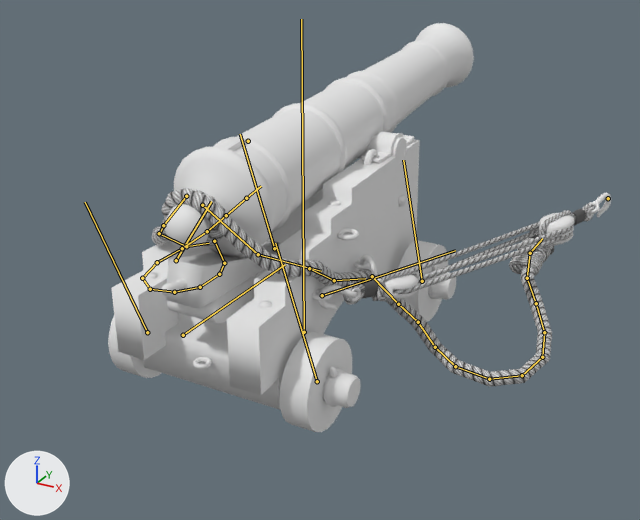
The FBX model Constitution/Content/ship/cannon/cannon_Mesh.fbx: old version first, new version second.
One viewpoint serves both versions: a 50 mm camera at (2.15, -3.73, 2.32) aimed at (0.07, 0.05, 0.43). The lights are fixed; the arrows at lower left show +X, +Y and +Z. Both versions are drawn at frame 30 of the action 'Cannon_Rig|CannonAnim'; the numbers are the values there. The bones that bend it are drawn over the model as lines.

In view in the first picture: 'Cannon_LOD0'.
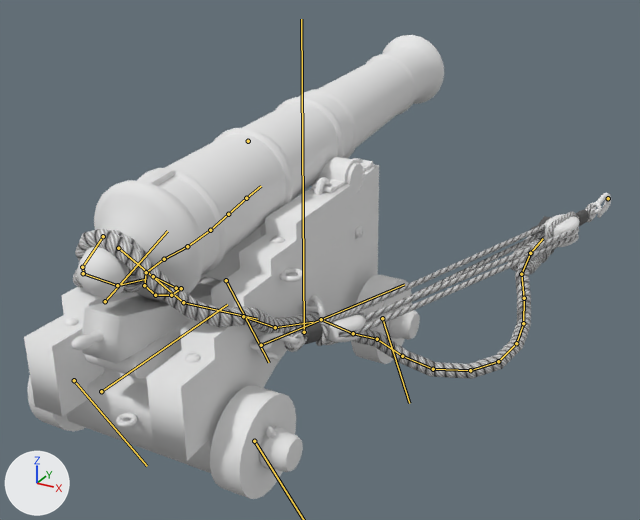
The edits, one by one:
Bone 'main' (bone_main) moves from (0.0, -0.062, 0.0) to (0.0, -0.582, 0.0).
Bone 'WheelBack.L' (bone_wheelback_l) turns from (22, 0, 0) to (-150, 0, 0) degrees about its own x, y and z.
Bone 'WheelFront.L' (bone_wheelfront_l) turns from (22, 0, 0) to (-150, 0, 0) degrees about its own x, y and z.
Bone 'MainRope1.L' (bone_mainrope1_l) turns from (-6, 0, -1) to (-6, -1, -6) degrees about its own x, y and z.
Bone 'WheelBack.R' (bone_wheelback_r) turns from (22, 0, 0) to (-150, 0, 0) degrees about its own x, y and z.
Bone 'WheelFront.R' (bone_wheelfront_r) turns from (22, 0, 0) to (-150, 0, 0) degrees about its own x, y and z.
Bone 'MainRope1.R' (bone_mainrope1_r) turns from (-6, 0, 1) to (-6, 1, 6) degrees about its own x, y and z.
Bone 'BreachRope5.R' (bone_breachrope5_r) turns from (-2, 4, 4) to (-17, -4, 2) degrees about its own x, y and z.
Bone 'BreachRope6.R' (bone_breachrope6_r) turns from (4, -4, 0) to (10, -10, 8) degrees about its own x, y and z.
Bone 'BreachRope7.R' (bone_breachrope7_r) turns from (-10, -3, 9) to (-14, -3, 20) degrees about its own x, y and z.
Bone 'BreachRope8.R' (bone_breachrope8_r) turns from (5, 4, 2) to (3, 0, 4) degrees about its own x, y and z.
Bone 'BreachRope9.R' (bone_breachrope9_r) turns from (1, 0, 2) to (-1, -4, -2) degrees about its own x, y and z.
Bone 'BreachRope10.R' (bone_breachrope10_r) turns from (-1, -7, -2) to (-7, -15, -12) degrees about its own x, y and z.
Bone 'BreachRope11.R' (bone_breachrope11_r) turns from (0, 0, 0) to (-10, -1, -9) degrees about its own x, y and z.
Bone 'BreachRope12.R' (bone_breachrope12_r) turns from (-1, 0, -1) to (-10, 0, -9) degrees about its own x, y and z.
Bone 'BreachRope13.R' (bone_breachrope13_r) turns from (-2, 0, -1) to (-8, -1, -5) degrees about its own x, y and z.
Bone 'BreachRope15.R' (bone_breachrope15_r) turns from (1, 0, 0) to (-1, -1, -6) degrees about its own x, y and z.
Bone 'BreachRope16.R' (bone_breachrope16_r) turns from (1, 0, 2) to (-1, -1, -9) degrees about its own x, y and z.
Bone 'BreachRope5.L' (bone_breachrope5_l) turns from (-2, 1, 0) to (-17, 8, 0) degrees about its own x, y and z.
Bone 'BreachRope6.L' (bone_breachrope6_l) turns from (4, 2, 1) to (11, 9, -6) degrees about its own x, y and z.
Bone 'BreachRope7.L' (bone_breachrope7_l) turns from (-11, 2, -7) to (-14, 2, -18) degrees about its own x, y and z.
Bone 'BreachRope8.L' (bone_breachrope8_l) turns from (4, -5, 0) to (3, 0, -3) degrees about its own x, y and z.
Bone 'BreachRope9.L' (bone_breachrope9_l) turns from (1, -1, 0) to (-1, 3, 3) degrees about its own x, y and z.
Bone 'BreachRope10.L' (bone_breachrope10_l) turns from (-1, 6, 2) to (-7, 15, 13) degrees about its own x, y and z.
Bone 'BreachRope11.L' (bone_breachrope11_l) turns from (0, 0, 0) to (-10, 1, 9) degrees about its own x, y and z.
Bone 'BreachRope12.L' (bone_breachrope12_l) turns from (-1, 0, 1) to (-10, 0, 9) degrees about its own x, y and z.
Bone 'BreachRope13.L' (bone_breachrope13_l) turns from (-1, 0, 1) to (-8, 1, 5) degrees about its own x, y and z.
Bone 'BreachRope15.L' (bone_breachrope15_l) turns from (1, 0, 1) to (-1, 1, 8) degrees about its own x, y and z.
Bone 'BreachRope16.L' (bone_breachrope16_l) turns from (1, 0, -2) to (-1, 1, 8) degrees about its own x, y and z.
Bone 'MainRope2.L' (bone_mainrope2_l) turns from (-6, 0, -1) to (-6, -1, -6) degrees about its own x, y and z.
Bone 'MainRope2.R' (bone_mainrope2_r) turns from (-6, 0, 1) to (-6, 1, 6) degrees about its own x, y and z.

Where the change shows, as pixel boxes [x1, y1, x2, y2] in the pictures (640 x 520 px):
'Cannon_LOD0', posed (17% wider, 13% taller): before [108, 23, 611, 432]; after [24, 35, 611, 499]
bone 'main', root to tip: before (183, 335) to (285, 264); after (101, 391) to (227, 304)
bone 'WheelBack.L', root to tip: before (147, 332) to (85, 202); after (74, 380) to (147, 466)
bone 'WheelFront.L', root to tip: before (274, 248) to (240, 134); after (226, 280) to (269, 362)
bone 'MainRope1.L', root to tip: before (176, 260) to (211, 201); after (105, 301) to (167, 231)
bone 'WheelFront.R', root to tip: before (422, 281) to (403, 160); after (382, 318) to (409, 403)
bone 'MainRope1.R', root to tip: before (322, 295) to (455, 250); after (261, 345) to (404, 284)
bone 'BreachRope5.R', root to tip: before (372, 276) to (398, 304); after (321, 319) to (353, 333)
bone 'BreachRope6.R', root to tip: before (398, 304) to (418, 322); after (353, 333) to (377, 339)
bone 'BreachRope7.R', root to tip: before (418, 322) to (435, 347); after (377, 339) to (402, 356)
bone 'BreachRope8.R', root to tip: before (435, 347) to (455, 366); after (402, 356) to (433, 369)
bone 'BreachRope9.R', root to tip: before (455, 366) to (489, 379); after (433, 369) to (470, 370)
bone 'BreachRope10.R', root to tip: before (489, 379) to (522, 375); after (470, 370) to (498, 361)
bone 'BreachRope11.R', root to tip: before (522, 375) to (542, 357); after (498, 361) to (516, 343)
bone 'BreachRope12.R', root to tip: before (542, 357) to (544, 332); after (516, 343) to (523, 323)
bone 'BreachRope13.R', root to tip: before (544, 332) to (536, 303); after (523, 323) to (524, 298)
bone 'BreachRope15.R', root to tip: before (527, 278) to (530, 253); after (521, 274) to (530, 253)
bone 'BreachRope16.R', root to tip: before (530, 253) to (542, 238); after (530, 253) to (543, 238)
bone 'BreachRope5.L', root to tip: before (214, 241) to (224, 263); after (153, 276) to (176, 288)
bone 'BreachRope6.L', root to tip: before (224, 263) to (219, 274); after (176, 288) to (181, 288)
bone 'BreachRope7.L', root to tip: before (219, 274) to (200, 287); after (181, 288) to (171, 295)
bone 'BreachRope8.L', root to tip: before (200, 287) to (174, 292); after (171, 295) to (155, 295)
bone 'BreachRope9.L', root to tip: before (174, 292) to (150, 289); after (155, 295) to (144, 285)
bone 'BreachRope10.L', root to tip: before (150, 289) to (142, 278); after (144, 285) to (146, 272)
bone 'BreachRope11.L', root to tip: before (142, 278) to (157, 262); after (146, 272) to (164, 259)
bone 'BreachRope12.L', root to tip: before (157, 262) to (182, 248); after (164, 259) to (187, 246)
bone 'BreachRope13.L', root to tip: before (182, 248) to (207, 231); after (187, 246) to (210, 230)
bone 'BreachRope15.L', root to tip: before (226, 215) to (246, 198); after (228, 214) to (246, 198)
